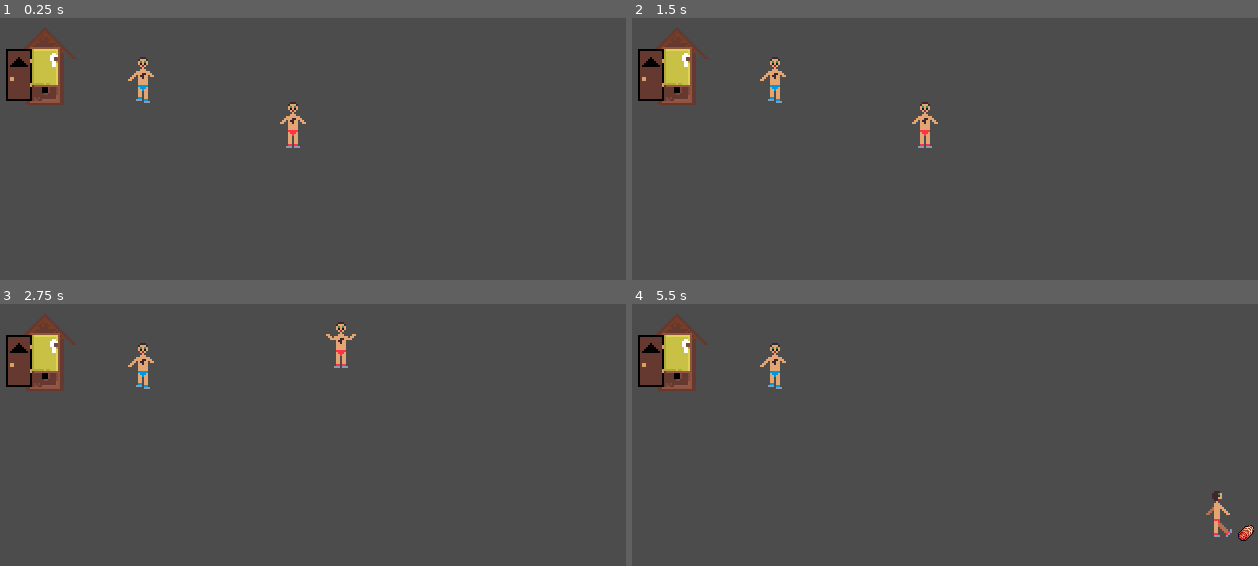
Above: before the commit, frames 1-4 (two rows, left to right).
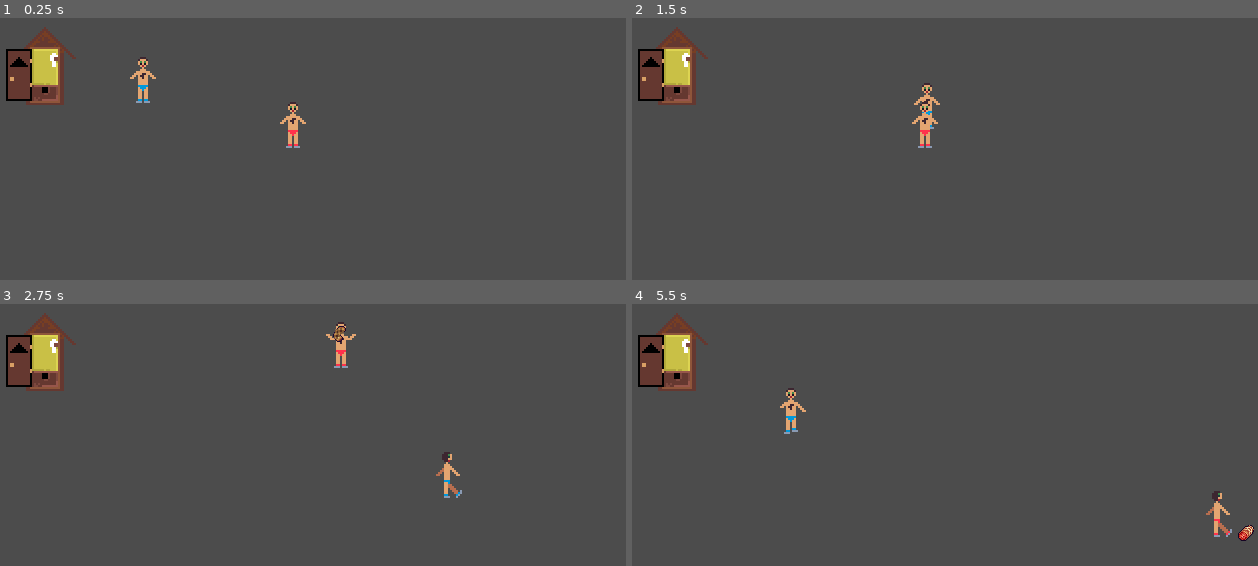
Above: after the commit, the same moments.

Repository: WhatevLD/ld41720
Game: Godot game, scene res://Root.tscn
Same seed, same stepped clock (60 frames per second), same inputs: the game is played once before the commit and once after it.
Inputs:
- Up to frame 1 (0.25 s): no input
- Up to frame 2 (1.5 s): tap Enter at 0.5 s; hold Right (ui_right) 0.53-1.28 s; hold Down (ui_down) from 1.28 s (still down)
- Up to frame 3 (2.75 s): release Down (ui_down) at 2.03 s; hold Right (ui_right) from 2.03 s (still down)
- Up to frame 4 (5.5 s): release Right (ui_right) at 2.78 s; hold Up (ui_up) 2.78-3.53 s; hold Left (ui_left) 3.53-5.03 s; hold Down (ui_down) from 5.03 s (still down)

The runs differ from the first frame. In frame 1, less than 0.1% of the frame differs, in the area x 20-25%, y 22-33%; in frame 2, 0.4%; in frame 3, 0.6%, in the area x 20-74%, y 8-75%; in frame 4, 0.6%.
Error before the commit: Parse Error: The identifier "fatLevel" isn't declared in the current scope. (res://Entities/Player/Player.gd:50)

Commit message:
Added checking for if food is currently being eaten and not steal food!

Diff:
--- a/Entities/ManScript.gd
+++ b/Entities/ManScript.gd
@@ -27,7 +27,7 @@
 	var animation = get_animation_direction(direction)
 	if oldDirection != lastDirection:
 		animations.frame = 0
-	print(minAnimationFps + maxAnimationFps * direction.length())
+	#print(minAnimationFps + maxAnimationFps * direction.length())
 
 	animations.frames.set_animation_speed(animation, minAnimationFps + maxAnimationFps * direction.length())
 	animations.play(animation)
--- a/Entities/NPC/NPC.gd
+++ b/Entities/NPC/NPC.gd
@@ -20,6 +20,7 @@
 onready var animations = $Sprite
 var trackedFood
 var state = State.SEARCH
+var currentFood: Area2D
 
 enum State {
 	SEARCH
@@ -47,14 +48,15 @@
 				var nearest = food_positions[0]
 				var nearest_distance = nearest.position.distance_to(self.position)
 				for food in food_positions:
-					var distance = food.position.distance_to(self.position)
-					if distance < nearest_distance:
-						nearest = food
-						nearest_distance = distance
+					if food.monitorable:
+						var distance = food.position.distance_to(self.position)
+						if distance < nearest_distance:
+							nearest = food
+							nearest_distance = distance
 				trackedFood = weakref(nearest)
 				state = State.MOVING
 		State.MOVING:
-			if trackedFood and trackedFood.get_ref():
+			if trackedFood and trackedFood.get_ref() and trackedFood.get_ref().monitorable:
 				var direction = trackedFood.get_ref().position - self.position
 				direction = direction.normalized()
 				if direction != Vector2.ZERO:
@@ -77,7 +79,14 @@
 			base.calories += area.calories
 			state = State.EATING
 			animations.play(str(base.fatLevel) + "-eat")
-			area.queue_free()
+
+			area.position = position - Vector2(0,5)
+			area.z_index = z_index + 1
+			area.set_deferred("monitorable", false)
+			area.get_node("Crumbs").set_visible(true)
+			area.get_node("Crumbs").z_index = z_index + 1
+			currentFood = area
+			#area.queue_free()
 
 func _on_Sprite_animation_finished():
 	if state == State.EATING:
@@ -88,3 +97,5 @@
 		animations.animation = base.get_animation_direction(Vector2.DOWN)
 		base.idle_animation()
 		state = State.SEARCH
+		if currentFood:
+			currentFood.queue_free()
--- a/Entities/Player/Player.gd
+++ b/Entities/Player/Player.gd
@@ -47,12 +47,13 @@
 		["food"]:
 			base.calories += area.calories
 			state = State.EATING
-			animations.play(str(fatLevel) + "-eat")
+			animations.play(str(base.fatLevel) + "-eat")
 
 			# Reposition the food, make it so no one else can eat it
 			# Need to free this AFTER eating animation, and disable it's collison
 			area.position = position - Vector2(0,5)
 			area.z_index = z_index + 1
+			area.set_deferred("monitorable", false)
 			area.get_node("Crumbs").set_visible(true)
 			area.get_node("Crumbs").z_index = z_index + 1
 			currentFood = area
